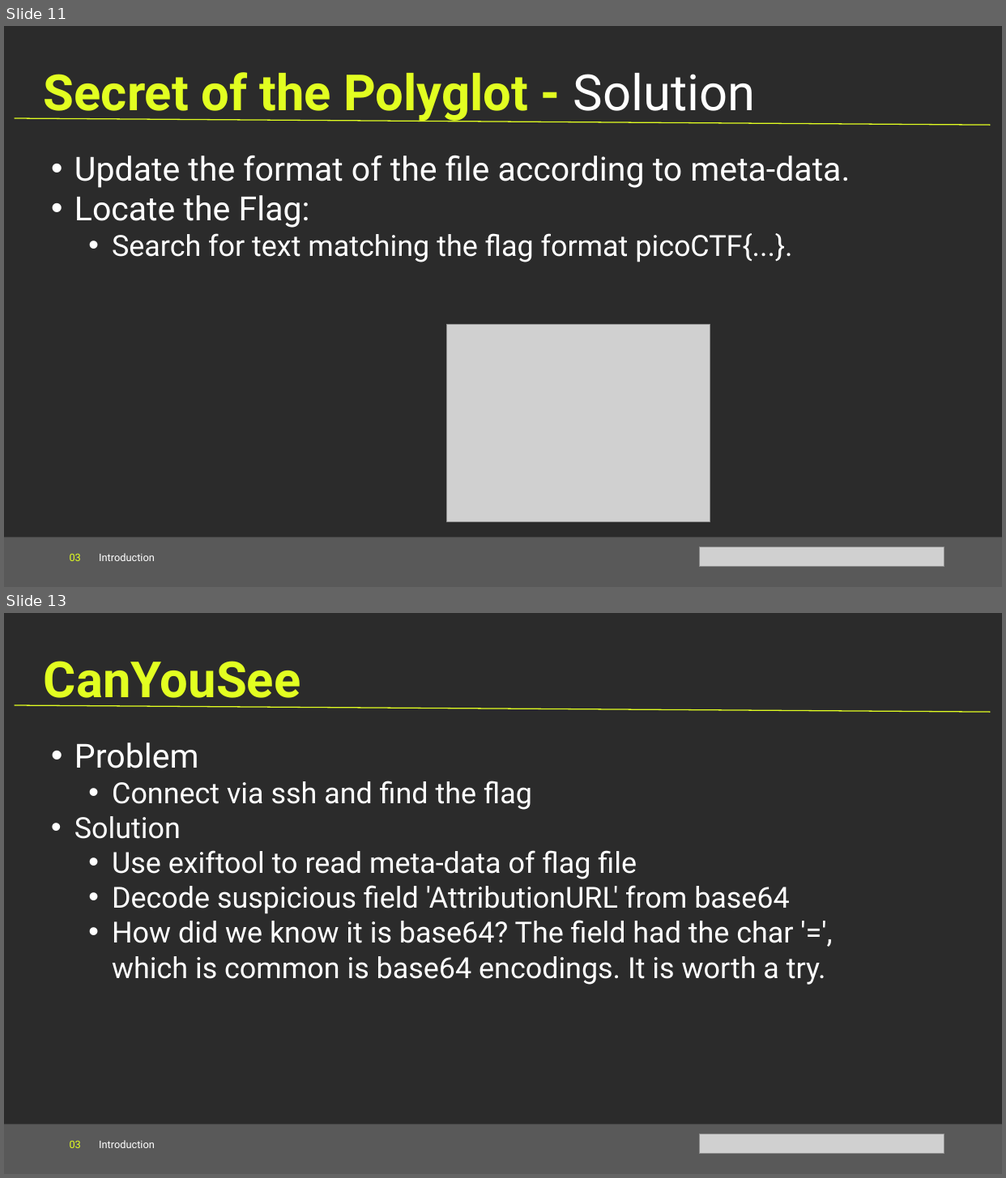
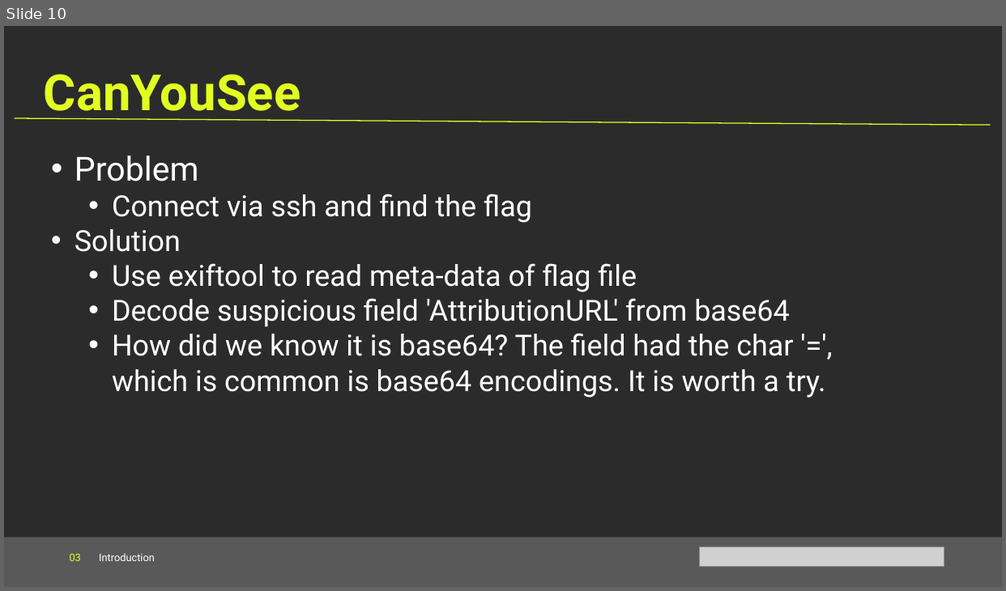
Before and after one commit to Technipwn/Technipwn.github.io, a slide deck: files/introduction.pptx. Shown one above the other, each under a label of ours: slides 11 and 13 before the commit, slide 10 after it; the slides between them are not shown. The pictures are 1006x1178 and 1006x591 pixels, drawn with LibreOffice and Linux fonts; fonts in the diff are those of the drawing; grey boxes stand for pictures; background and template pictures are left out; a plain dark background stands for a picture behind light text. Boxes give left, top, right and bottom in pixels: in the first picture for what was removed or moved away, otherwise in the second. Text is boxed around its words. In the diff, an @@ line names an element or a change of style, - is before the commit and + after.

```diff
--- a/files/introduction.pptx
+++ b/files/introduction.pptx
@@ slide 11 removed at (4, 26, 1002, 587), background picture (left out) @@
@@ text removed at (44, 72, 756, 122) @@
-Secret of the Polyglot - Solution
@@ line removed from (15, 118) to (991, 125) @@
@@ text removed at (74, 155, 850, 263) @@
-• Update the format of the file according to meta-data.
-• Locate the Flag:
-  • Search for text matching the flag format picoCTF{...}.
@@ picture removed at (446, 325, 710, 523) @@
@@ rectangle removed at (4, 537, 1002, 587) @@
@@ text removed at (70, 553, 155, 561) @@
-03 Introduction
@@ picture removed at (700, 547, 944, 567) @@
@@ what was slide 13 is now slide 10 @@
```
Also in this commit, not shown: 4 slides changed, 2 other slides removed, 22 other files.
